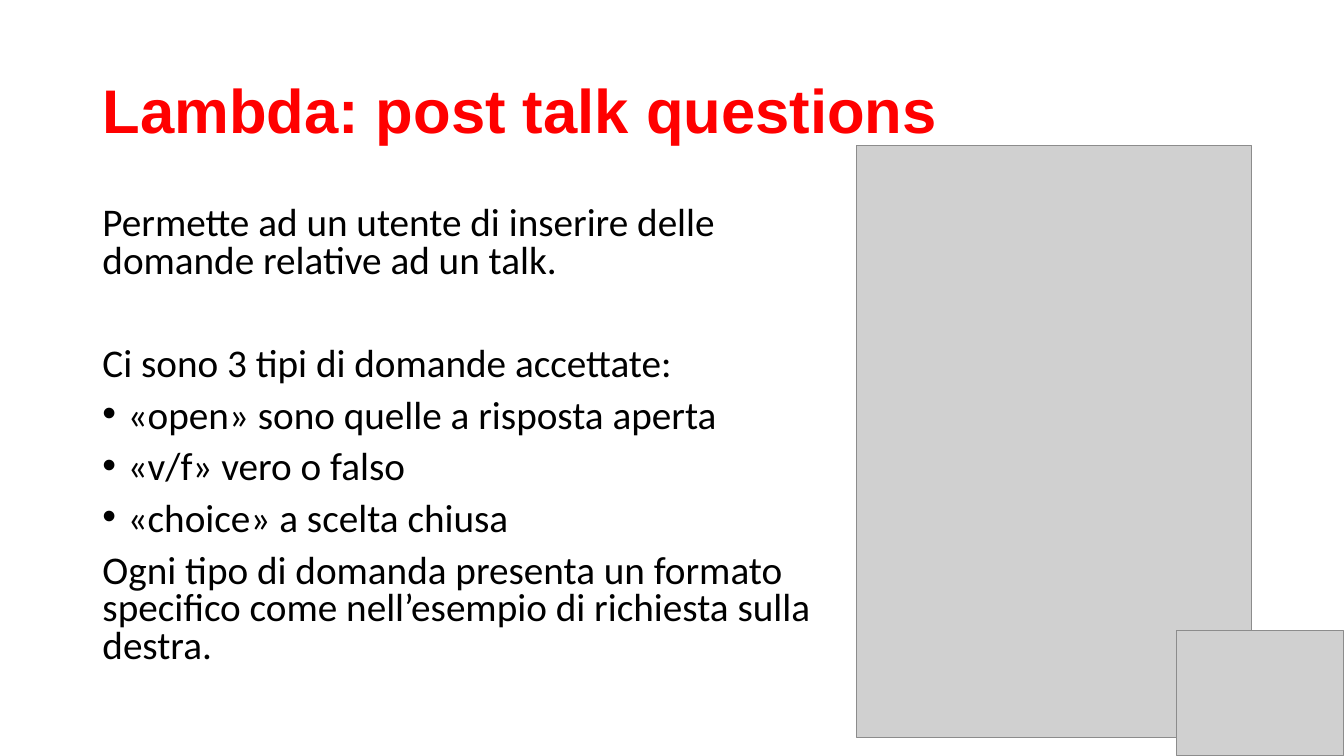
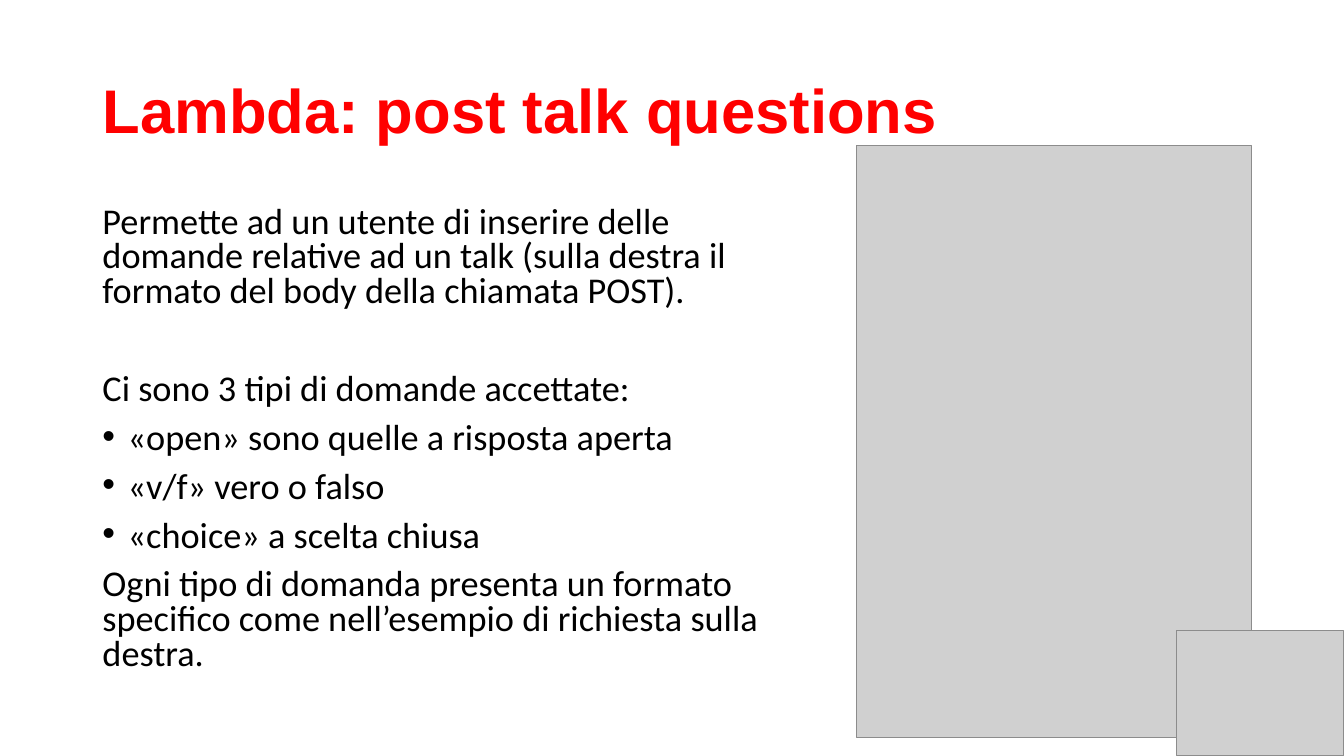
Before and after one commit to maggiorante/Mobile-Cloud-Technlogies-2021, a slide deck: slide 4 of Homework-3/TrivaiTed_Lambda.pptx. Drawn at 1344x756 pixels with LibreOffice and Linux fonts; fonts in the diff are those of the drawing; grey boxes stand for pictures. Boxes give left, top, right and bottom in pixels: in the first picture for what was removed or moved away, otherwise in the second. Text is boxed around its words. In the diff, an @@ line names an element or a change of style, - is before the commit and + after.

```diff
--- a/Homework-3/TrivaiTed_Lambda.pptx
+++ b/Homework-3/TrivaiTed_Lambda.pptx
@@ text at box(102, 208, 726, 309): text changed; size 28 to 25.9 pt @@
-Permette ad un utente di inserire delle domande relative ad un talk.
+Permette ad un utente di inserire delle domande relative ad un talk (sulla destra il formato del body della chiamata POST).
@@ text at box(102, 375, 758, 667): size 28 to 25.9 pt in "Ci sono 3 tipi di domande accettate:", "«open» sono quelle a risposta aperta", "«v/f» vero o falso", "«choice» a scelta chiusa" and 1 more places @@
```
Also in this commit, not shown: 1 other slide changed, 1 slide added, 1 slide removed.
